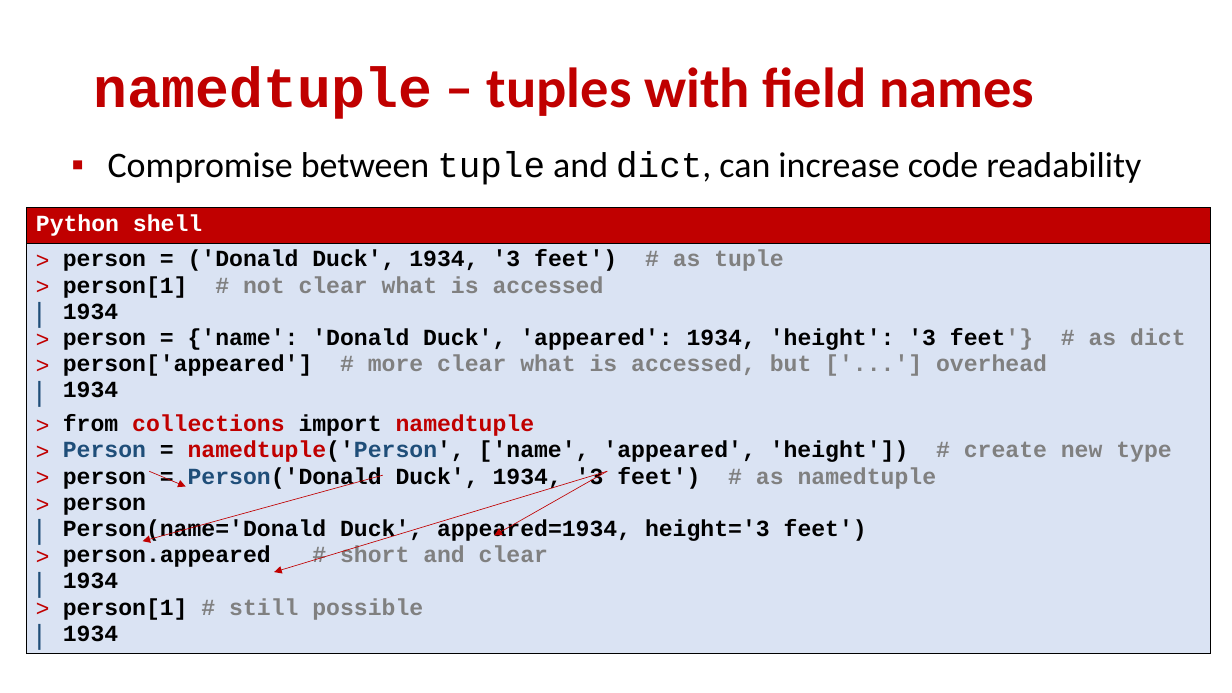
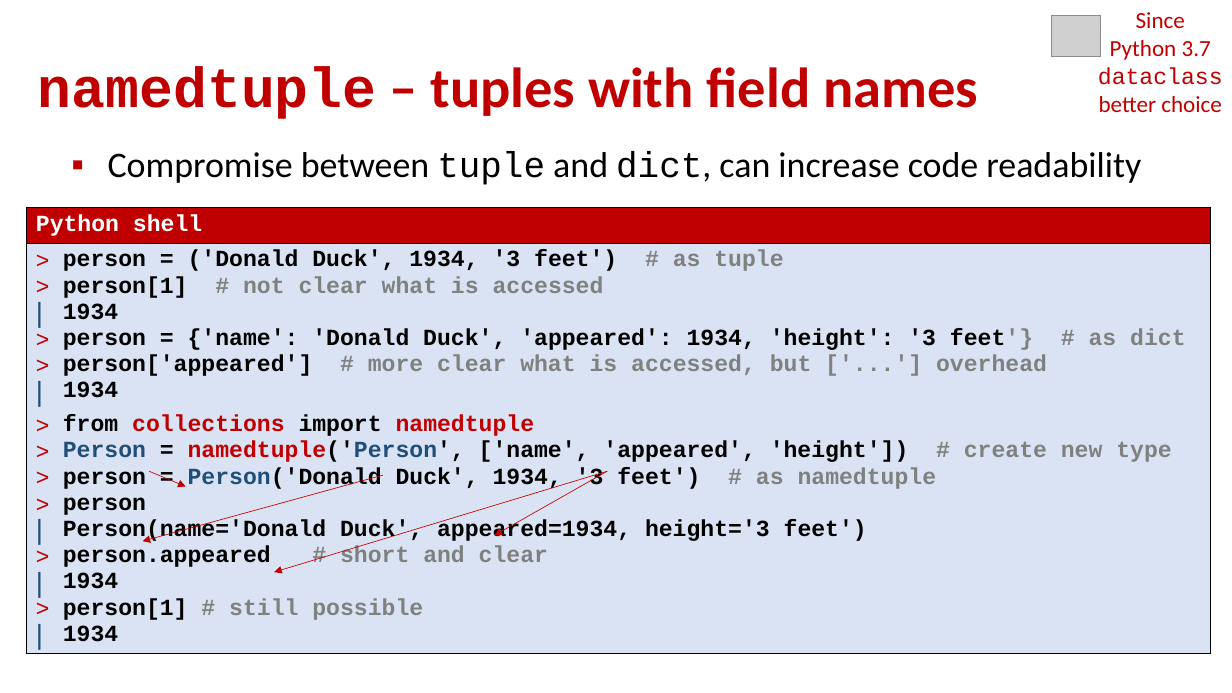
Before and after one commit to gsbrodal/gsbrodal.github.io, a slide deck: slide 18 of ipsa/slides/dictionaries.pptx. Drawn at 1232x693 pixels with LibreOffice and Linux fonts; fonts in the diff are those of the drawing; grey boxes stand for pictures. Boxes give left, top, right and bottom in pixels: in the first picture for what was removed or moved away, otherwise in the second. Text is boxed around its words. In the diff, an @@ line names an element or a change of style, - is before the commit and + after.

Commit message:
tuple & dictionary slides

```diff
--- a/ipsa/slides/dictionaries.pptx
+++ b/ipsa/slides/dictionaries.pptx
@@ title "namedtuple – tuples with field ...": place and size @@
-title "namedtuple – tuples with field ..." at <box>94,67,1034,119</box>
+title "namedtuple – tuples with field ..." at <box>38,67,978,119</box>
@@ picture added at <box>1052,16,1101,56</box> @@
@@ text added at <box>1098,12,1223,112</box>, 18 pt, text #C00000 @@
+Since
+Python 3.7 dataclass
+better choice
```
Also in this commit, not shown: 7 other slides changed, 6 other files.
